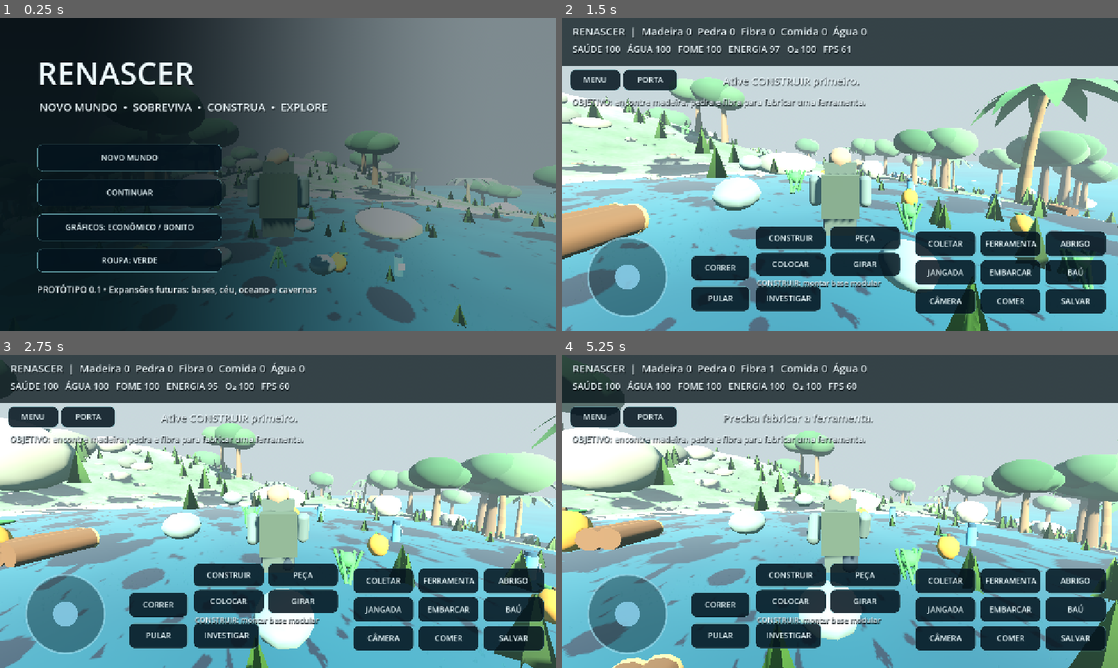
Above: before the commit, frames 1-4 (two rows, left to right).
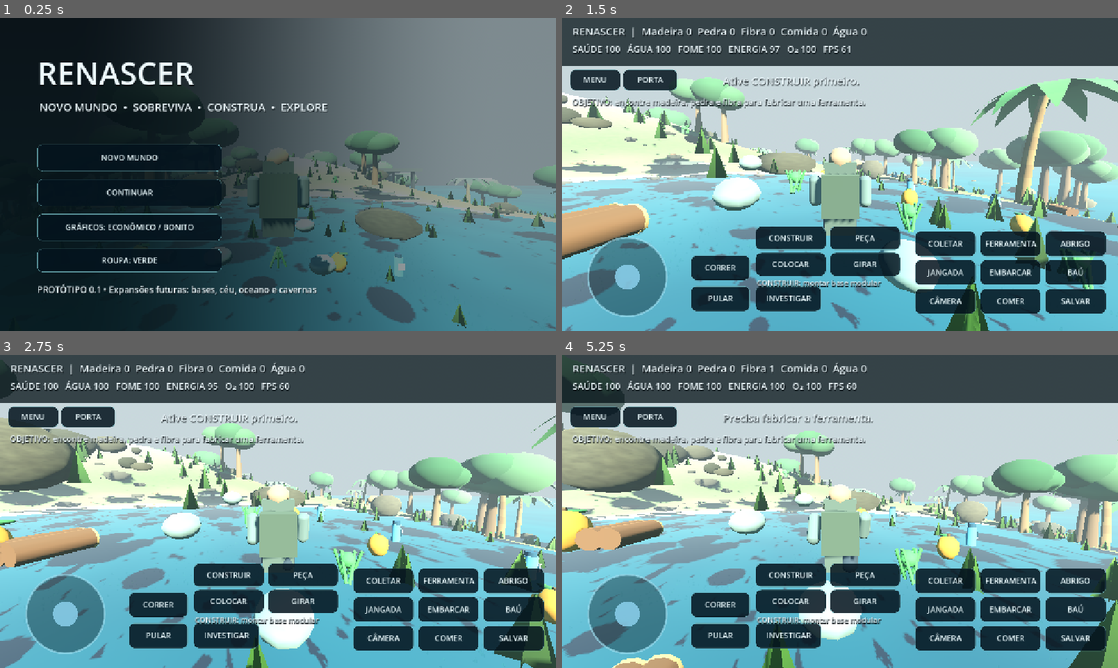
Above: after the commit, the same moments.

Repository: ronaldweker-prog/game
Game: Godot game, scene res://scenes/main.tscn
Two runs of this game, one before a commit and one after it. Both use one fixed random seed, a clock stepped at 60 frames per second and the inputs below.
Inputs (mouse positions are in pixels of both pictures, inside the frame that each line leads up to):
- Up to frame 1 (0.25 s): no input
- Up to frame 2 (1.5 s): click "NOVO MUNDO" at 0.5 s; tap Enter at 1.25 s; move the mouse to (867, 174) at 1.27 s; hold W from 1.28 s (still down); hold Shift from 1.28 s (still down); click (867, 174) at 1.42 s
- Up to frame 3 (2.75 s): keep holding W; tap Space at 1.52, 2.27 s; move the mouse to (250, 511) at 2.02 s; release Shift at 2.03 s; tap Ctrl at 2.1 s
- Up to frame 4 (5.25 s): keep holding W; move the mouse to (851, 505) at 2.77 s; tap E at 2.85 s; move the mouse to (834, 517) at 3.52 s; tap F at 3.6 s; click (834, 517) at 3.67 s; tap Space at 3.77, 4.52 s; move the mouse to (878, 514) at 4.27 s; tap B at 4.35 s; move the mouse to (795, 508) at 5.02 s; tap R at 5.1 s

The runs differ from the first frame. In frame 1, 1.1% of the frame differs, in the area x 55-100%, y 48-72%; in frame 2, 3.2%; in frame 3, 5.3%; in frame 4, 6.2%, in the area x 0-100%, y 23-64%.

Commit message:
Renderizar terreno com três materiais naturais e rochas texturizadas em vez de cor chapada

Diff:
--- a/scripts/VisualWorld.gd
+++ b/scripts/VisualWorld.gd
@@ -1,5 +1,6 @@
 extends Node3D
 const COASTAL_PALMS = preload("res://scripts/CoastalPalms.gd")
+const SURFACE_TEXTURES = preload("res://scripts/SurfaceTextures.gd")
 ## Direcao visual da ilha: terreno sombreado, ceu, ondas, rochas, vegetacao
 ## instanciada e instalacao antiga. Substitui a geometria de cubos/bolas da v0.1.
 ## Um estilo naturalista procedural inicial; NAO equivale a modelos AAA/PBR fotorrealistas.
@@ -117,22 +118,33 @@
 	shader.code = """
 shader_type spatial;
 render_mode cull_back, diffuse_burley, specular_schlick_ggx;
-float hash21(vec2 p) { return fract(sin(dot(p,vec2(127.1,311.7)))*43758.5453123); }
-float noise21(vec2 p) {
-	vec2 i=floor(p), f=fract(p);
-	f=f*f*(3.0-2.0*f);
-	return mix(mix(hash21(i),hash21(i+vec2(1.0,0.0)),f.x),mix(hash21(i+vec2(0.0,1.0)),hash21(i+vec2(1.0,1.0)),f.x),f.y);
+uniform sampler2D sand_map : source_color, repeat_enable, filter_linear_mipmap_anisotropic;
+uniform sampler2D grass_map : source_color, repeat_enable, filter_linear_mipmap_anisotropic;
+uniform sampler2D rock_map : source_color, repeat_enable, filter_linear_mipmap_anisotropic;
+varying float terrain_height;
+void vertex() {
+	terrain_height = VERTEX.y;
 }
 void fragment() {
-	float n=noise21(UV*5.2);
-	float fine=noise21(UV*27.0);
-	vec3 base=COLOR.rgb;
-	ALBEDO=base*(0.76+0.36*n+0.13*fine);
-	ROUGHNESS=0.94;
+	vec2 coord = UV;
+	vec3 sand = texture(sand_map,coord).rgb;
+	vec3 grass = texture(grass_map,coord).rgb;
+	vec3 rock = texture(rock_map,coord).rgb;
+	float vegetation = smoothstep(-0.25,2.25,terrain_height);
+	float crags = smoothstep(7.0,11.3,terrain_height);
+	float grass_patch = sin(UV.x*3.2)*sin(UV.y*2.6)*0.10;
+	vegetation = clamp(vegetation+grass_patch,0.0,1.0);
+	vec3 ground = mix(sand,grass,vegetation);
+	ground = mix(ground,rock,crags*0.73);
+	ALBEDO=ground;
+	ROUGHNESS=0.96;
 	METALLIC=0.0;
 }
 """
 	mat.shader = shader
+	mat.set_shader_parameter("sand_map",SURFACE_TEXTURES.surface("sand"))
+	mat.set_shader_parameter("grass_map",SURFACE_TEXTURES.surface("grass"))
+	mat.set_shader_parameter("rock_map",SURFACE_TEXTURES.surface("rock"))
 	var ground := MeshInstance3D.new()
 	ground.name = "TerrenoNatural"
 	ground.mesh = mesh
@@ -246,6 +258,7 @@
 	rock_mesh.radial_segments = 9
 	rock_mesh.rings = 6
 	var rock_mat := _surface(Color.WHITE,1.0)
+	rock_mat.albedo_texture = SURFACE_TEXTURES.surface("rock")
 	rock_mat.vertex_color_use_as_albedo = true
 	rock_mesh.material = rock_mat
 	var count := 190
